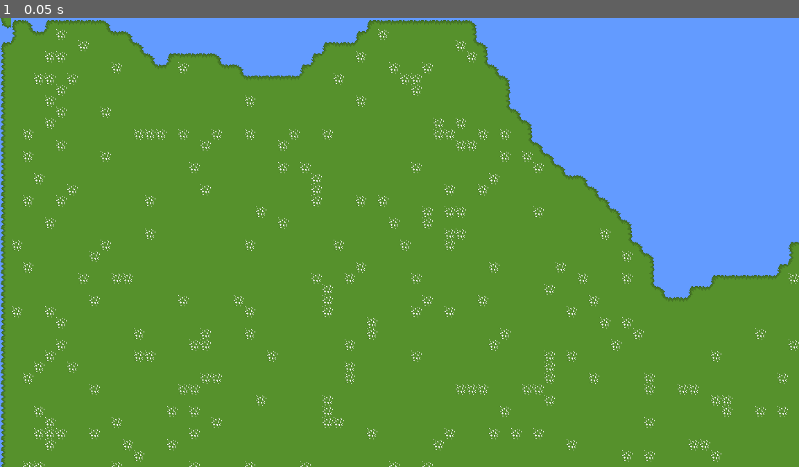
Above: before the commit, frame 1.
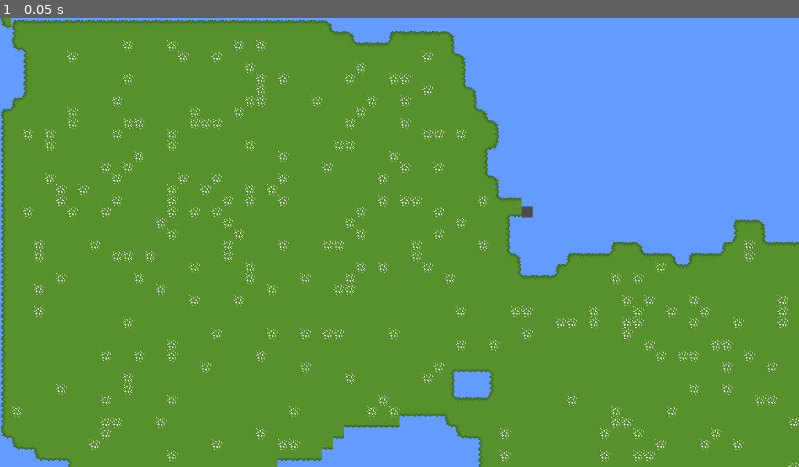
Above: after the commit, the same moment.

Repository: ew5234/CS3560-Project
Game: Godot game, scene res://scenes/world_gen.tscn
Same seed, same stepped clock (60 frames per second), same inputs: the game is played once before the commit and once after it.
Inputs:
- Up to frame 1 (0.05 s): no input

The runs differ from the first frame. In frame 1, 16% of the frame differs, in the area x 0-100%, y 0-100%.

Commit message:
added random seed generation

Diff:
--- /dev/null
+++ b/prefabs/grass.tres
@@ -0,0 +1,18 @@
+[gd_resource type="TileSet" format=3 uid="uid://csk5tlqeig4h7"]
+
+[ext_resource type="Texture2D" uid="uid://dmjmd8avkuds6" path="res://assets/Tilemap-0001.png" id="1_7ga6k"]
+
+[sub_resource type="TileSetAtlasSource" id="TileSetAtlasSource_glnwb"]
+texture = ExtResource("1_7ga6k")
+3:3/0 = 0
+4:3/0 = 0
+5:3/0 = 0
+5:4/0 = 0
+5:5/0 = 0
+4:5/0 = 0
+4:4/0 = 0
+3:4/0 = 0
+3:5/0 = 0
+
+[resource]
+sources/0 = SubResource("TileSetAtlasSource_glnwb")
--- a/scripts/world_gen.gd
+++ b/scripts/world_gen.gd
@@ -1,6 +1,7 @@
 extends Node2D
 
 @export var noise_height_texture : NoiseTexture2D
+var seed = FastNoiseLite.new()
 var noise : Noise
 
 @onready var grassTileMap = $TileMap/grass
@@ -22,6 +23,9 @@
 
 
 func _ready():
+	randomize()
+	noise_height_texture.noise.seed = randi()
+	print(	noise_height_texture.noise.seed)
 	noise = noise_height_texture.noise
 	generate_world()
 
Not shown, changed: assets/Tilemap-0001.png.import
